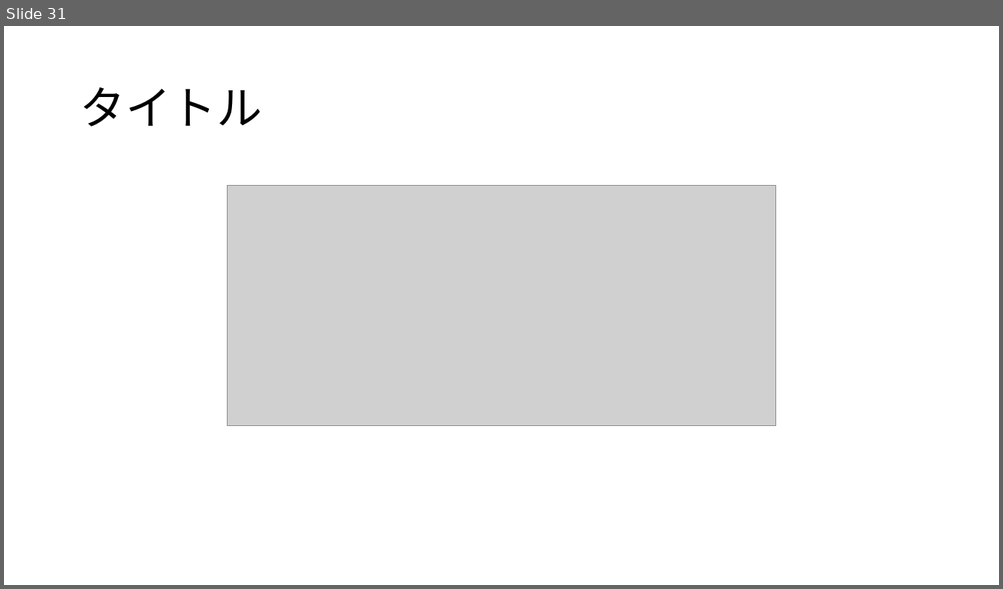
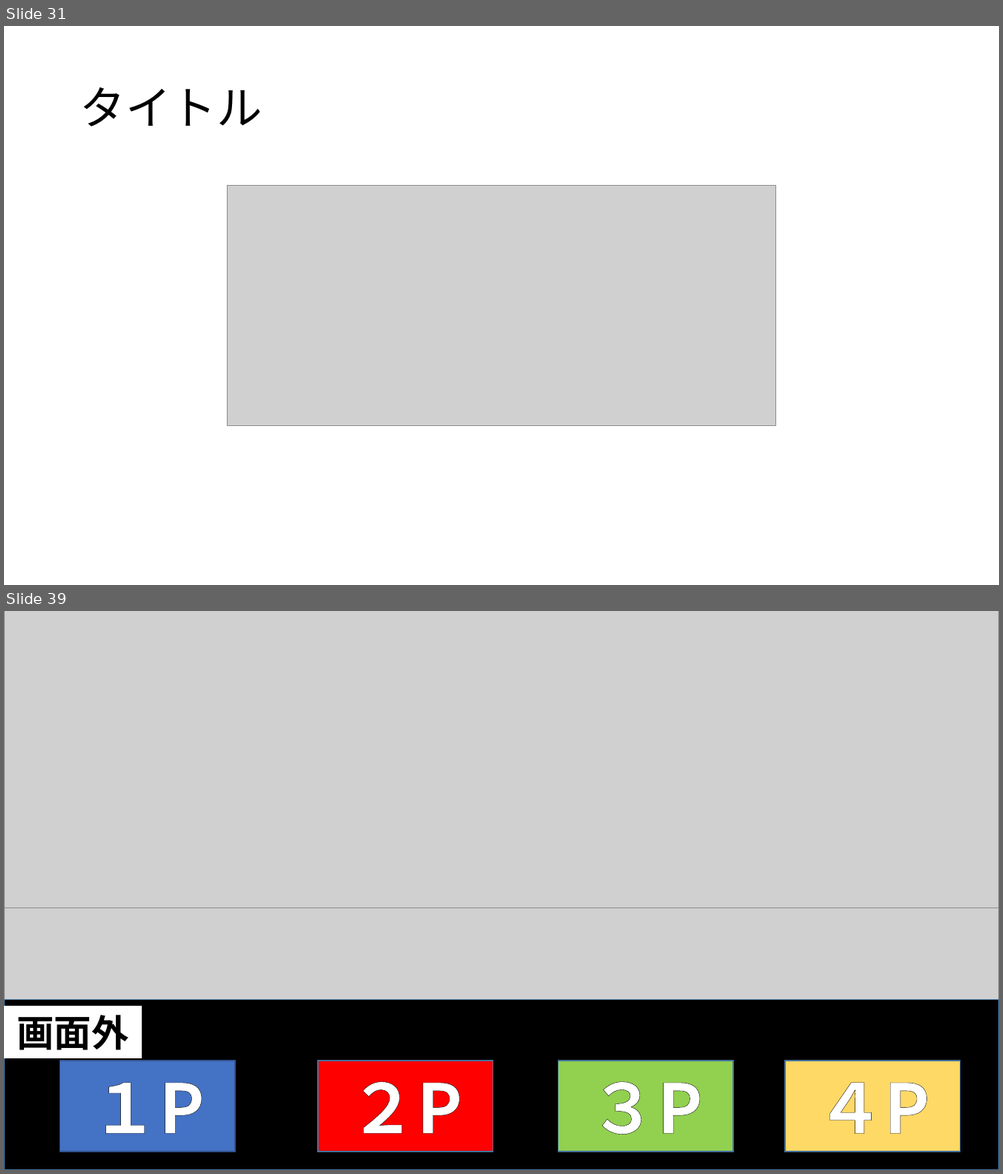
Before and after one commit to MizukiKato0416/sotsugyou_time_kato, a slide deck: 卒業制作_大元タイトル構成.pptx. Shown one above the other, each under a label of ours: slide 31 before the commit, slides 31 and 39 after it; the slides between them are not shown. The pictures are 1003x589 and 1003x1174 pixels, drawn with LibreOffice and Linux fonts; fonts in the diff are those of the drawing; grey boxes stand for pictures. Boxes give left, top, right and bottom in pixels: in the first picture for what was removed or moved away, otherwise in the second. Text is boxed around its words. In the diff, an @@ line names an element or a change of style, - is before the commit and + after.

```diff
--- a/卒業制作_大元タイトル構成.pptx
+++ b/卒業制作_大元タイトル構成.pptx
@@ slide 39 added at [4, 611, 999, 1170], background #FFFFFF @@
@@ picture added at [4, 611, 999, 996] @@
@@ picture added at [4, 908, 999, 999] @@
@@ rectangle added at [4, 999, 999, 1170], fill #000000, outline #43739E 1 pt @@
@@ rectangle added at [4, 1006, 142, 1059], fill #FFFFFF, 36 pt, text #000000, bold @@
+画面外
@@ rectangle added at [60, 1061, 236, 1152], fill #4472C4, outline #325491 1 pt, 66 pt, text #FFFFFF, bold @@
+１P
@@ rectangle added at [318, 1061, 493, 1152], fill #FF0000, outline #43739E 1 pt, 66 pt, text #FFFFFF, bold @@
+２P
@@ rectangle added at [558, 1061, 734, 1152], fill #92D050, outline #43739E 1 pt, 66 pt, text #FFFFFF, bold @@
+３P
@@ rectangle added at [785, 1061, 961, 1152], fill #FFD966, outline #43739E 1 pt, 66 pt, text #FFFFFF, bold @@
+４P
```
Also in this commit, not shown: 4 slides changed, 6 other slides added, 1 other file.
